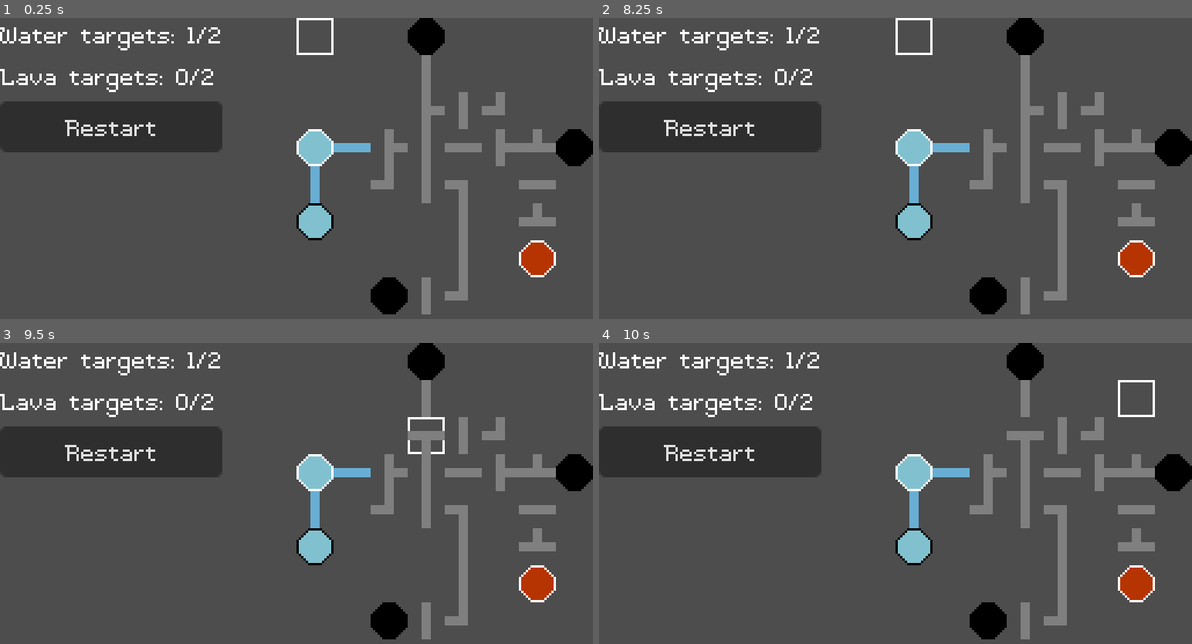
Above: before the commit, frames 1-4 (two rows, left to right).
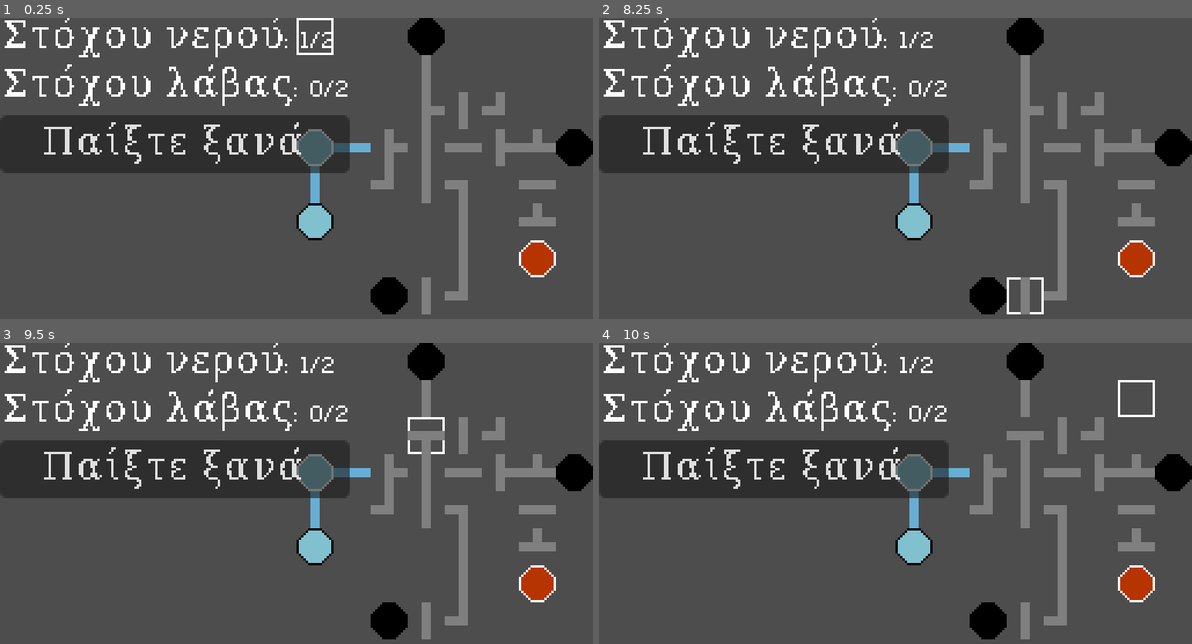
Above: after the commit, the same moments.

Repository: OverloadedOrama/Obsidian
Game: Godot game, scene res://src/network.tscn
Two runs of this game, one before a commit and one after it. Both use one fixed random seed, a clock stepped at 60 frames per second and the inputs below.
Inputs (mouse positions are in pixels of both pictures, inside the frame that each line leads up to):
- Up to frame 1 (0.25 s): no input
- Up to frame 2 (8.25 s): click "Restart" (after the commit: "Παίξτε ξανά") at 0.5 s; click "Restart" (after the commit: "Παίξτε ξανά") at 1.25 s; click "Restart" (after the commit: "Παίξτε ξανά") at 2 s; tap Enter at 2.75, 4.25, 5.75 s; move the mouse to (1025, 168) at 2.77 s; press the mouse at (1025, 168) at 2.78 s; hold Right (ui_right) 2.78-3.53 s; tap Space at 3.5, 5, 6.5 s; move the mouse to (776, 201) at 3.52 s; release the mouse at (776, 201) at 3.53 s; hold Down (ui_down) 3.53-4.28 s; click (776, 201) at 3.6 s; move the mouse to (954, 111) at 4.27 s; press the mouse at (954, 111) at 4.28 s; hold Right (ui_right) 4.28-5.03 s; move the mouse to (865, 252) at 5.02 s; release the mouse at (865, 252) at 5.03 s; hold Up (ui_up) 5.03-5.78 s; click (865, 252) at 5.1 s; move the mouse to (1073, 234) at 5.77 s; press the mouse at (1073, 234) at 5.78 s; hold Left (ui_left) 5.78-7.28 s; move the mouse to (717, 135) at 6.52 s; release the mouse at (717, 135) at 6.53 s; click (717, 135) at 6.6 s; move the mouse to (925, 183) at 7.27 s; press the mouse at (925, 183) at 7.28 s; hold Down (ui_down) 7.28-8.03 s; move the mouse to (806, 102) at 8.02 s; release the mouse at (806, 102) at 8.03 s; hold Right (ui_right) from 8.03 s (still down); click (806, 102) at 8.1 s
- Up to frame 3 (9.5 s): move the mouse to (426, 493) at 8.77 s; release Right (ui_right) at 8.78 s; press the mouse at (426, 493) at 8.78 s; hold Up (ui_up) from 8.78 s (still down)
- Up to frame 4 (10 s): move the mouse to (776, 526) at 9.52 s; release Up (ui_up) at 9.53 s; release the mouse at (776, 526) at 9.53 s; hold Right (ui_right) from 9.53 s (still down); click (776, 526) at 9.6 s

The runs differ from the first frame. In frame 1, 12% of the frame differs, in the area x 0-59%, y 0-52%; in frame 2, 13%, in the area x 0-75%, y 0-99%; in frame 3, 12%; in frame 4, 12%.

Commit message:
Basic translations

Diff:
--- a/project.godot
+++ b/project.godot
@@ -44,6 +44,11 @@
 ]
 }
 
+[internationalization]
+
+locale/translations=PackedStringArray("res://translations/el_GR.po", "res://translations/en.po")
+locale/translations_pot_files=PackedStringArray("res://src/network.tscn", "res://src/network.gd")
+
 [rendering]
 
 textures/canvas_textures/default_texture_filter=0
--- a/src/network.gd
+++ b/src/network.gd
@@ -23,6 +23,7 @@
 
 
 func _ready() -> void:
+	TranslationServer.set_locale(OS.get_locale())
 	calculate_game_status()
 
 
@@ -56,10 +57,10 @@
 func calculate_game_status() -> void:
 	deactivate_entire_grid()
 	check_entire_grid()
-	water_targets.text = "Water targets: %s/%s" % [water_targets_activated, water_targets_needed]
-	lava_targets.text = "Lava targets: %s/%s" % [lava_targets_activated, lava_targets_needed]
+	water_targets.text = tr("Water targets: %s/%s") % [water_targets_activated, water_targets_needed]
+	lava_targets.text = tr("Lava targets: %s/%s") % [lava_targets_activated, lava_targets_needed]
 	if water_targets_activated == water_targets_needed and lava_targets_activated == lava_targets_needed:
-		game_result.text = "You have won!"
+		game_result.text = tr("You have won!")
 		game_is_over = true
 
 
@@ -99,7 +100,7 @@
 	var active_neighbor_4 := is_neighbor_active(neighbor_4, coords, look_at_4)
 	var state := active_neighbor_1 | active_neighbor_2 | active_neighbor_3 | active_neighbor_4
 	if state >= ActivatedStates.BOTH:
-		game_result.text = "You have lost!"
+		game_result.text = tr("You have lost!")
 		game_is_over = true
 		state = ActivatedStates.NONE
 	return toggle_tile(coords, state)
Not shown, added: translations/el_GR.po
Not shown, added: translations/en.po
Not shown, added: translations/translations.pot
